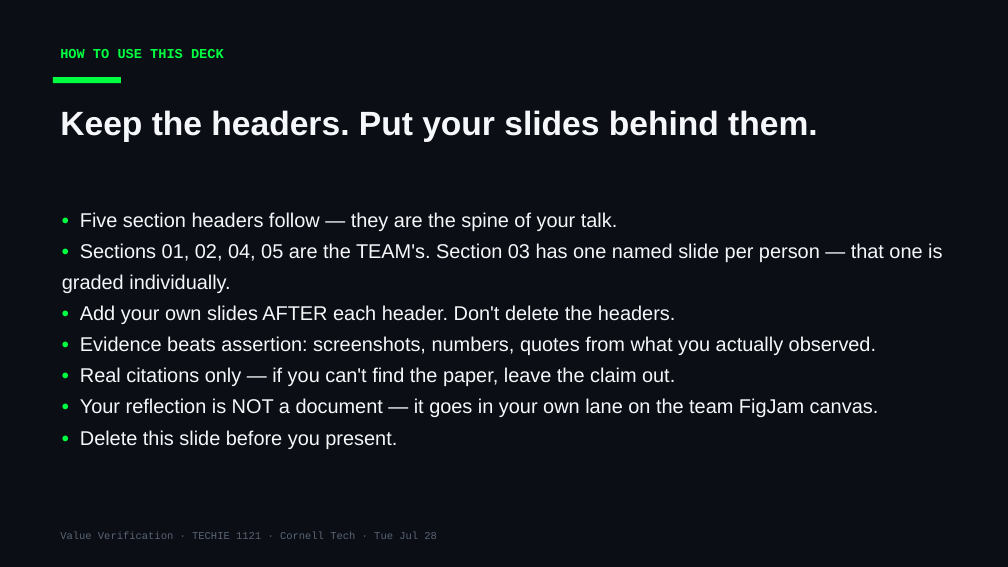
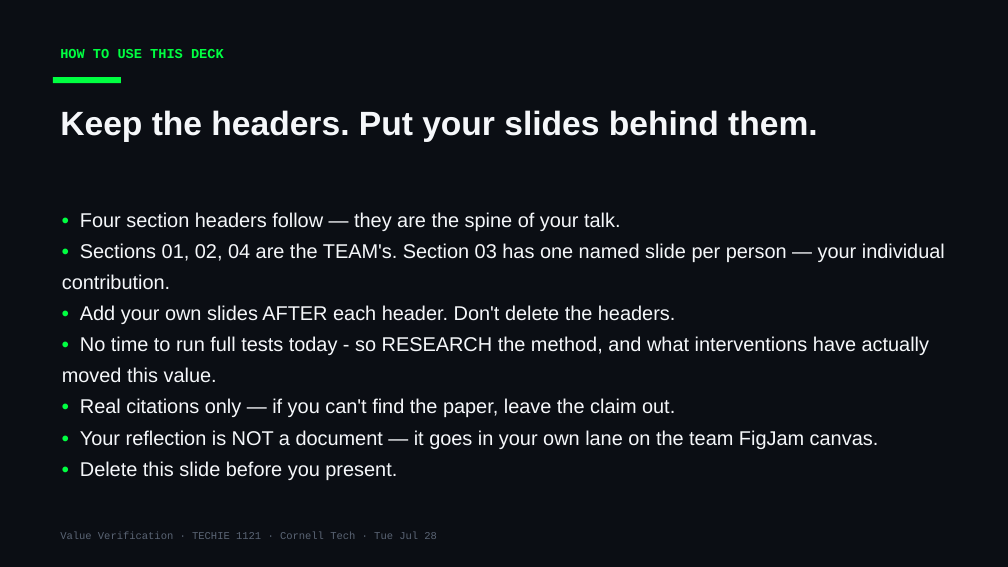
Before and after one commit to Cornell-Tech-Vibe-Coding-Summer-2026/website, a slide deck: slide 2 of slides/team-decks/Week3-Tue-jamins-2nd-team.pptx. Drawn at 1008x567 pixels with LibreOffice and Linux fonts; fonts in the diff are those of the drawing. Boxes give left, top, right and bottom in pixels: in the first picture for what was removed or moved away, otherwise in the second. Text is boxed around its words. In the diff, an @@ line names an element or a change of style, - is before the commit and + after.

```diff
--- a/slides/team-decks/Week3-Tue-jamins-2nd-team.pptx
+++ b/slides/team-decks/Week3-Tue-jamins-2nd-team.pptx
@@ text at box(62, 212, 945, 290): text changed @@
-• Five section headers follow — they are the spine of your talk.
-• Sections 01, 02, 04, 05 are the TEAM's. Section 03 has one named slide per person — that one is graded individually.
+• Four section headers follow — they are the spine of your talk.
+• Sections 01, 02, 04 are the TEAM's. Section 03 has one named slide per person — your individual contribution.
@@ text at box(62, 336, 929, 383): text changed @@
-• Evidence beats assertion: screenshots, numbers, quotes from what you actually observed.
+• No time to run full tests today - so RESEARCH the method, and what interventions have actually moved this value.
```
Also in this commit, not shown: 5 other slides changed, 1 slide added, 2 slides removed, 12 other files.
